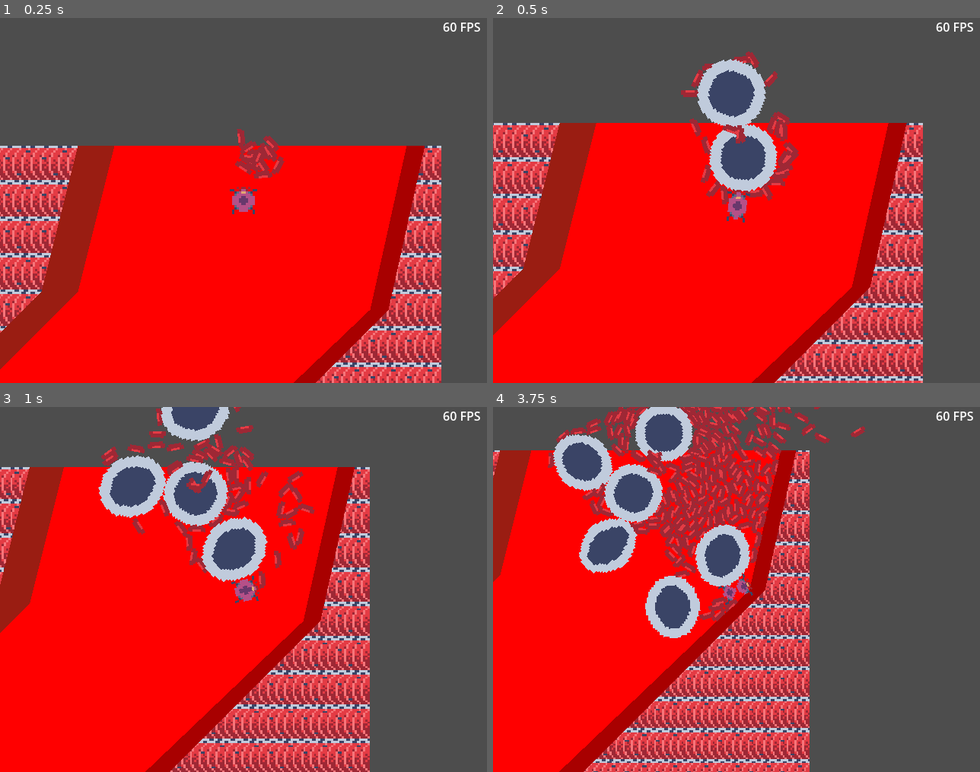
Above: before the commit, frames 1-4 (two rows, left to right).
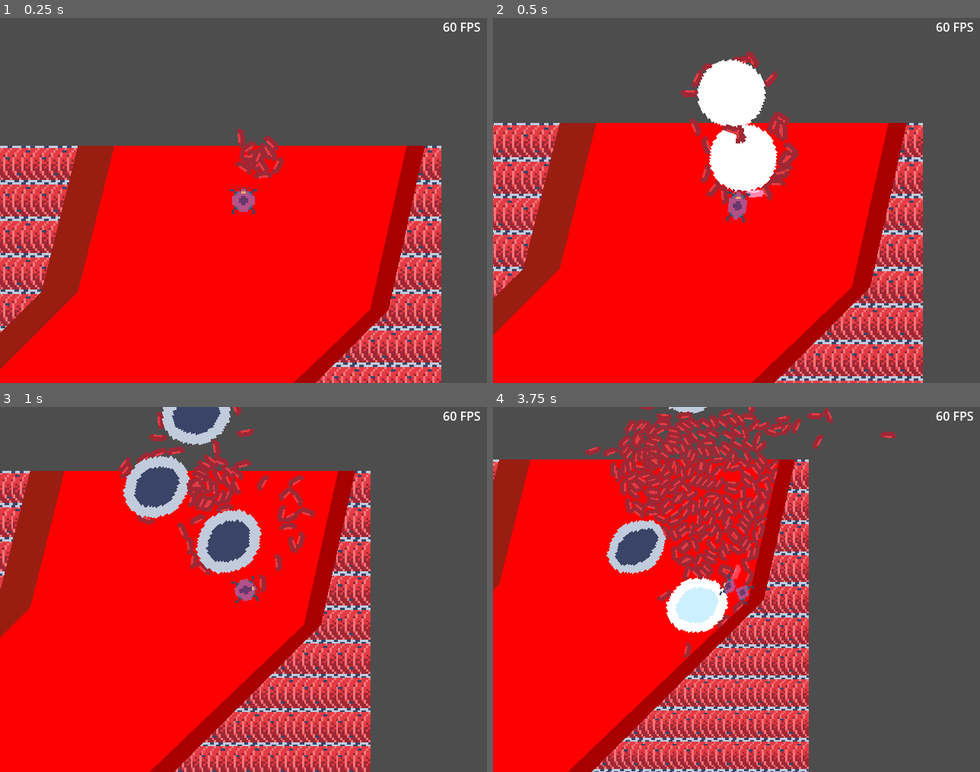
Above: after the commit, the same moments.

Repository: BertrandBordage/Bloody-Sarcoma
Game: Godot game, scene res://level_0.tscn
Same seed, same stepped clock (60 frames per second), same inputs: the game is played once before the commit and once after it.
Inputs (mouse positions are in pixels of both pictures, inside the frame that each line leads up to):
- Up to frame 1 (0.25 s): no input
- Up to frame 2 (0.5 s): no input
- Up to frame 3 (1 s): tap Enter (ui_accept) at 0.5, 0.77 s; move the mouse to (350, 571) at 0.52 s; hold Right (ui_right) from 0.53 s (still down); click (350, 571) at 0.67 s
- Up to frame 4 (3.75 s): release Right (ui_right) at 1.25 s; drag from (639, 607) to (751, 593) at 1.27 s; move the mouse to (785, 509) at 2.02 s; hold Right (ui_right) 2.03-2.75 s; drag from (712, 662) to (590, 534) at 2.77 s; move the mouse to (882, 644) at 3.52 s; hold Left (ui_left) from 3.53 s (still down)

Frame 1 is identical in both runs. In frame 2, 3.9% of the frame differs, in the area x 41-59%, y 11-50%; in frame 3, 18%; in frame 4, 31%, in the area x 0-83%, y 0-100%.

Commit message:
Blood cells can now take damage.

Diff:
--- a/blood_vessel.tscn
+++ b/blood_vessel.tscn
@@ -232,7 +232,7 @@
 [node name="BloodVessel" type="Area2D"]
 script = ExtResource("1_nhmg3")
 spawnable_scenes = Array[PackedScene]([ExtResource("2_jfo2s"), ExtResource("3_wqr8a")])
-spawnable_probabilities = Array[float]([1.0, 50.0])
+spawnable_probabilities = Array[float]([1.0, 100.0])
 
 [node name="TileMap" type="TileMap" parent="."]
 position = Vector2(-1, 0)
--- a/cancer_cell.gd
+++ b/cancer_cell.gd
@@ -30,11 +30,13 @@
         %BottomFlowControl.visible = has_flow_control and has_bottom_flagellum
 
 
-var type: String = "CancerCell"
+const TYPE: String = "CancerCell"
+const FOOD_FOR_MITOSIS: float = 10.0
 var animation: String = "Bottom regrowing":
     set(value):
         animation = value
         %AnimationPlayer.current_animation = animation
+var food: float = 0.0
 var separating: bool = false
 var growing: bool = false
 
@@ -46,6 +48,15 @@
     has_top_flagellum = has_top_flagellum
     has_bottom_flagellum = has_bottom_flagellum
     animation = animation
+
+
+func _process(_delta):
+    for body in %MouthArea.get_overlapping_bodies():
+        if "TYPE" in body and body.TYPE != "CancerCell" and body.has_method("take_damage"):
+            food += body.take_damage(1)
+            if food >= FOOD_FOR_MITOSIS:
+                food -= FOOD_FOR_MITOSIS
+                start_mitosis()
 
 
 func set_animation_for_movement(movement: Vector2) -> void:
@@ -76,7 +87,7 @@
 
 
 func spawn_new_sibling():
-    var new_cell: RigidBody2D = load("res://cell.tscn").instantiate()
+    var new_cell: RigidBody2D = load("res://cancer_cell.tscn").instantiate()
     separating = false
     growing = true
     new_cell.growing = true
@@ -103,7 +114,3 @@
     if anim_name in ["Top regrowing", "Bottom regrowing"]:
         growing = false
         animation = "Idle"
-
-
-func _on_mouth_area_body_entered(body):
-    print(body)
--- a/cancer_cell.tscn
+++ b/cancer_cell.tscn
@@ -2144,4 +2144,3 @@
 debug_color = Color(1, 0, 0, 0.419608)
 
 [connection signal="animation_finished" from="AnimationPlayer" to="." method="_on_animation_player_animation_finished"]
-[connection signal="body_entered" from="MouthArea" to="." method="_on_mouth_area_body_entered"]
--- /dev/null
+++ b/health_component.gd
@@ -0,0 +1,31 @@
+extends Node
+
+
+signal died
+
+
+@export var initial_health: float = 0.0
+@export var sprite: CanvasItem
+@export var flash_strength: float = 5
+@export var invulnerability_duration: float = 0.2
+var health: float = 0.0
+var invulnerable: bool = false
+
+
+func _ready():
+    health = initial_health
+
+
+func take_damage(damage: float) -> float:
+    if invulnerable:
+        return 0.0
+    health -= damage
+    if health > 0:
+        invulnerable = true
+        sprite.modulate.v = flash_strength
+        var tween: Tween = create_tween()
+        tween.tween_property(sprite, "modulate:v", 1, invulnerability_duration)
+        tween.tween_callback(func (): invulnerable = false)
+        return 0.0
+    died.emit()
+    return initial_health
--- /dev/null
+++ b/health_component.tscn
@@ -0,0 +1,6 @@
+[gd_scene load_steps=2 format=3 uid="uid://bwvnv4kvdejan"]
+
+[ext_resource type="Script" path="res://health_component.gd" id="1_wimm4"]
+
+[node name="HealthComponent" type="Node"]
+script = ExtResource("1_wimm4")
--- /dev/null
+++ b/lymphocyte.gd
@@ -0,0 +1,12 @@
+extends RigidBody2D
+
+
+const TYPE: String = "Lymphocyte"
+
+
+func take_damage(damage: float):
+    return $HealthComponent.take_damage(damage)
+
+
+func _on_health_component_died():
+    queue_free()
--- a/lymphocyte.tscn
+++ b/lymphocyte.tscn
@@ -1,7 +1,9 @@
-[gd_scene load_steps=7 format=3 uid="uid://cbkcwlw0kc3nk"]
+[gd_scene load_steps=9 format=3 uid="uid://cbkcwlw0kc3nk"]
 
 [ext_resource type="Texture2D" uid="uid://cmtpdedm1ey8g" path="res://sprites/lymphocyte.membrane.png" id="1_au5ra"]
+[ext_resource type="Script" path="res://lymphocyte.gd" id="1_ph5vg"]
 [ext_resource type="Texture2D" uid="uid://dhyfdaq4qinyv" path="res://sprites/lymphocyte.nucleus.png" id="2_cssrb"]
+[ext_resource type="PackedScene" uid="uid://bwvnv4kvdejan" path="res://health_component.tscn" id="4_27mus"]
 
 [sub_resource type="Animation" id="Animation_i4frn"]
 length = 2.4
@@ -10,7 +12,7 @@
 tracks/0/type = "value"
 tracks/0/imported = false
 tracks/0/enabled = true
-tracks/0/path = NodePath("Membrane:region_rect")
+tracks/0/path = NodePath("Sprites/Membrane:region_rect")
 tracks/0/interp = 0
 tracks/0/loop_wrap = true
 tracks/0/keys = {
@@ -22,7 +24,7 @@
 tracks/1/type = "value"
 tracks/1/imported = false
 tracks/1/enabled = true
-tracks/1/path = NodePath("Membrane:offset")
+tracks/1/path = NodePath("Sprites/Membrane:offset")
 tracks/1/interp = 0
 tracks/1/loop_wrap = true
 tracks/1/keys = {
@@ -34,7 +36,7 @@
 tracks/2/type = "value"
 tracks/2/imported = false
 tracks/2/enabled = true
-tracks/2/path = NodePath("Nucleus:region_rect")
+tracks/2/path = NodePath("Sprites/Nucleus:region_rect")
 tracks/2/interp = 0
 tracks/2/loop_wrap = true
 tracks/2/keys = {
@@ -46,7 +48,7 @@
 tracks/3/type = "value"
 tracks/3/imported = false
 tracks/3/enabled = true
-tracks/3/path = NodePath("Nucleus:offset")
+tracks/3/path = NodePath("Sprites/Nucleus:offset")
 tracks/3/interp = 0
 tracks/3/loop_wrap = true
 tracks/3/keys = {
@@ -143,6 +145,7 @@
 [node name="Lymphocyte" type="RigidBody2D"]
 mass = 0.05
 angular_damp = 1.0
+script = ExtResource("1_ph5vg")
 
 [node name="AnimationPlayer" type="AnimationPlayer" parent="."]
 libraries = {
@@ -150,12 +153,14 @@
 }
 autoplay = "Idle"
 
-[node name="Membrane" type="Sprite2D" parent="."]
+[node name="Sprites" type="Node2D" parent="."]
+
+[node name="Membrane" type="Sprite2D" parent="Sprites"]
 texture = ExtResource("1_au5ra")
 region_enabled = true
 region_rect = Rect2(0, 0, 34, 34)
 
-[node name="Nucleus" type="Sprite2D" parent="."]
+[node name="Nucleus" type="Sprite2D" parent="Sprites"]
 texture = ExtResource("2_cssrb")
 region_enabled = true
 region_rect = Rect2(0, 0, 34, 34)
@@ -163,3 +168,10 @@
 [node name="CollisionShape2D" type="CollisionShape2D" parent="."]
 rotation = 1.5708
 shape = SubResource("CapsuleShape2D_xjfjl")
+
+[node name="HealthComponent" parent="." node_paths=PackedStringArray("sprite") instance=ExtResource("4_27mus")]
+initial_health = 20.0
+sprite = NodePath("../Sprites")
+invulnerability_duration = 0.5
+
+[connection signal="died" from="HealthComponent" to="." method="_on_health_component_died"]
--- a/playable_cell_cluster.tscn
+++ b/playable_cell_cluster.tscn
@@ -1,6 +1,6 @@
 [gd_scene load_steps=5 format=3 uid="uid://11qi1e3xb58u"]
 
-[ext_resource type="Script" path="res://PlayableCellCluster.gd" id="1_xxuoo"]
+[ext_resource type="Script" path="res://playable_cell_cluster.gd" id="1_0yc8o"]
 [ext_resource type="PackedScene" uid="uid://0irp083fvy7v" path="res://cancer_cell_cluster.tscn" id="2_h8kyo"]
 
 [sub_resource type="Curve2D" id="Curve2D_pckr6"]
@@ -13,7 +13,7 @@
 size = Vector2(640, 480)
 
 [node name="PlayableCellCluster" type="Node2D"]
-script = ExtResource("1_xxuoo")
+script = ExtResource("1_0yc8o")
 
 [node name="CancerCellCluster" parent="." instance=ExtResource("2_h8kyo")]
 unique_name_in_owner = true
--- /dev/null
+++ b/red_blood_cell.gd
@@ -0,0 +1,12 @@
+extends RigidBody2D
+
+
+const TYPE: String = "RedBloodCell"
+
+
+func take_damage(damage: float):
+    return %HealthComponent.take_damage(damage)
+
+
+func _on_health_component_died():
+    queue_free()
--- a/red_blood_cell.tscn
+++ b/red_blood_cell.tscn
@@ -1,6 +1,8 @@
-[gd_scene load_steps=3 format=3 uid="uid://d4fbq3qboenqe"]
+[gd_scene load_steps=5 format=3 uid="uid://d4fbq3qboenqe"]
 
 [ext_resource type="Texture2D" uid="uid://cxc2qsrg7x4t3" path="res://sprites/red-blood-cell.png" id="1_tv380"]
+[ext_resource type="Script" path="res://red_blood_cell.gd" id="1_y4inn"]
+[ext_resource type="PackedScene" uid="uid://bwvnv4kvdejan" path="res://health_component.tscn" id="3_pr0ae"]
 
 [sub_resource type="CapsuleShape2D" id="CapsuleShape2D_h5lub"]
 radius = 1.5
@@ -8,6 +10,7 @@
 
 [node name="RedBloodCell" type="RigidBody2D"]
 mass = 0.01
+script = ExtResource("1_y4inn")
 
 [node name="Sprite2D" type="Sprite2D" parent="."]
 texture = ExtResource("1_tv380")
@@ -15,3 +18,10 @@
 [node name="CollisionShape2D" type="CollisionShape2D" parent="."]
 position = Vector2(0.5, 0)
 shape = SubResource("CapsuleShape2D_h5lub")
+
+[node name="HealthComponent" parent="." node_paths=PackedStringArray("sprite") instance=ExtResource("3_pr0ae")]
+unique_name_in_owner = true
+initial_health = 3.0
+sprite = NodePath("../Sprite2D")
+
+[connection signal="died" from="HealthComponent" to="." method="_on_health_component_died"]
Renamed: PlayableCellCluster.gd -> playable_cell_cluster.gd
